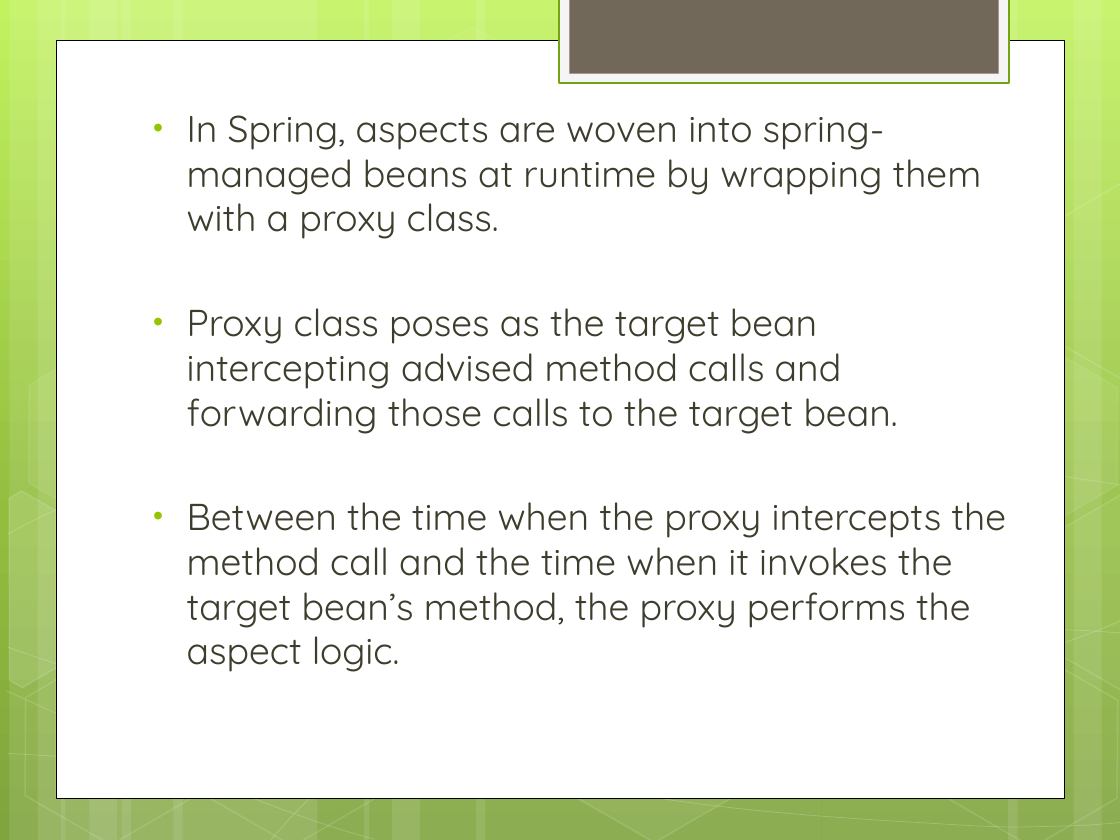
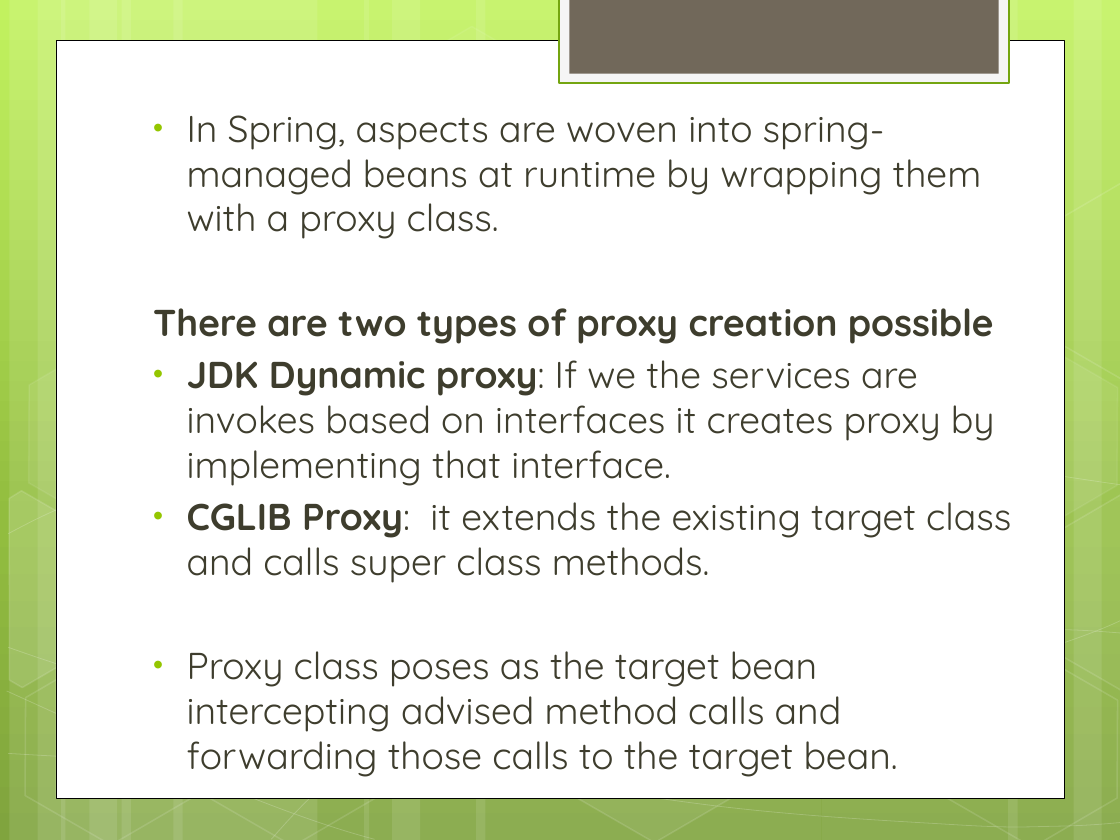
Before and after one commit to IPython-Learn/spring-java-training, a slide deck: slide 15 of SpringJavaTraining.pptx (slide 12 before the commit). Drawn at 1120x840 pixels with LibreOffice and Linux fonts; fonts in the diff are those of the drawing. Boxes give left, top, right and bottom in pixels: in the first picture for what was removed or moved away, otherwise in the second. Text is boxed around its words. In the diff, an @@ line names an element or a change of style, - is before the commit and + after.

Commit message:
spring core java based config

```diff
--- a/SpringJavaTraining.pptx
+++ b/SpringJavaTraining.pptx
@@ text at (153, 308, 1011, 583): paragraphs added @@
+There are two types of proxy creation possible
+• JDK Dynamic proxy: If we the services are invokes based on interfaces it creates proxy by implementing that interface.
+• CGLIB Proxy: it extends the existing target class and calls super class methods.
@@ text at (187, 502, 1006, 672): paragraph removed @@
-• Between the time when the proxy intercepts the method call and the time when it invokes the target bean’s method, the proxy performs the aspect logic.
```
Also in this commit, not shown: 4 other slides changed, 10 slides added, 3 slides removed, 38 other files.
